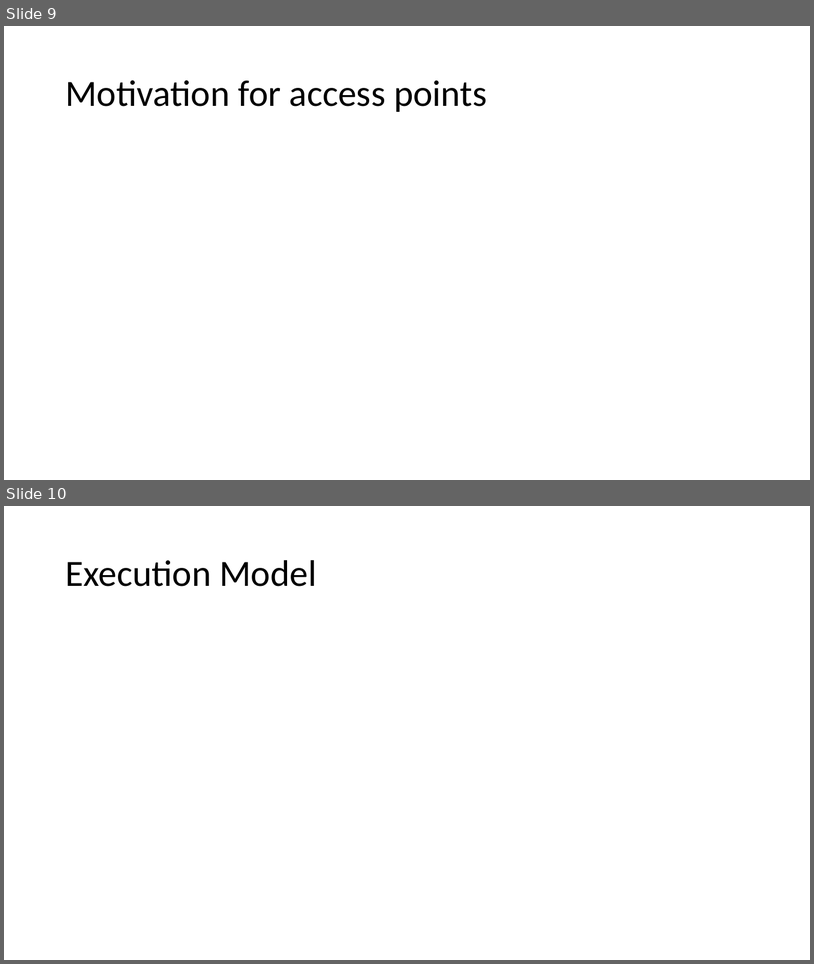
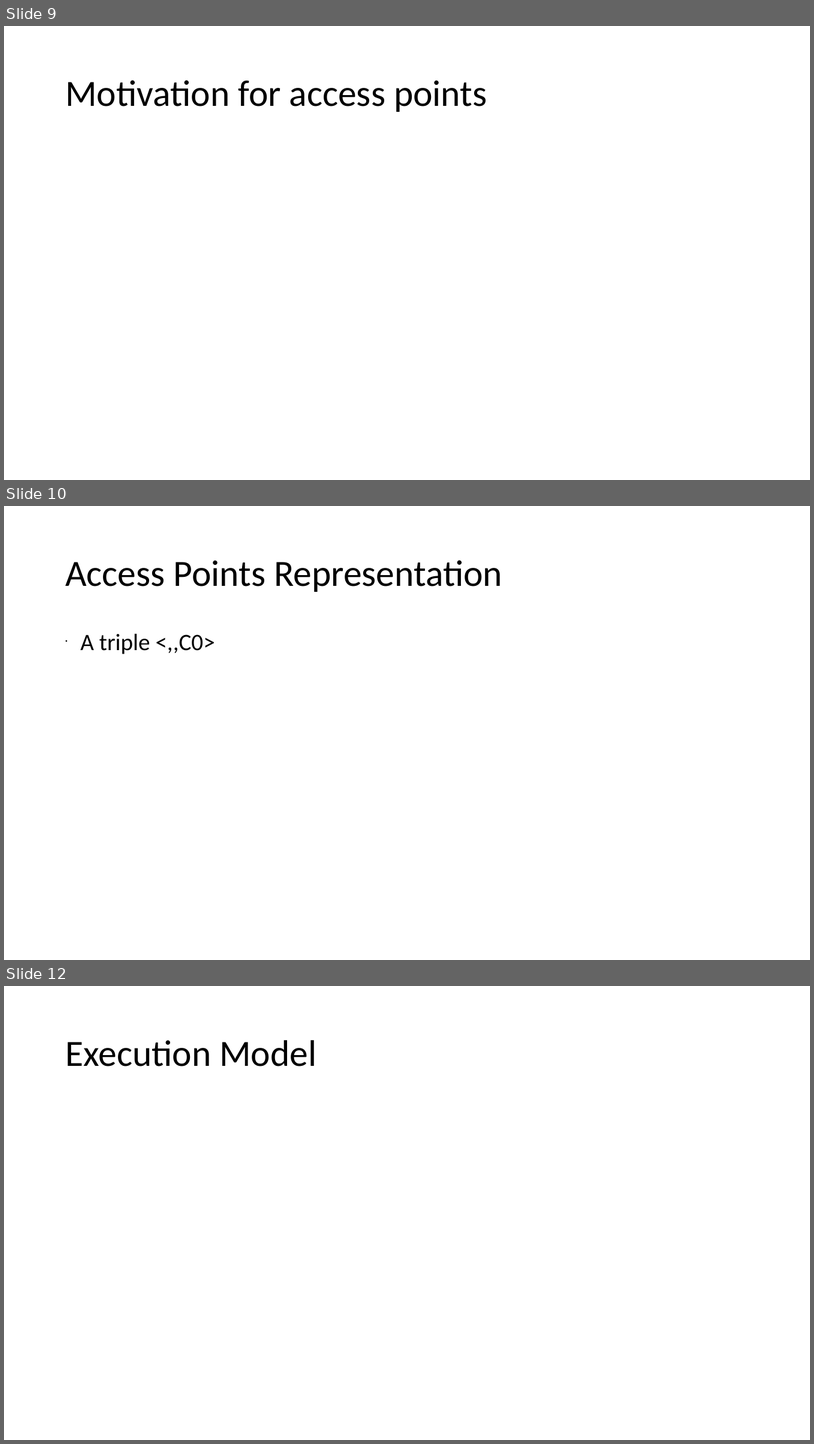
Before and after one commit to xiaohe27/Tasks, a slide deck: Slides/qual-presentation.ppt. Shown one above the other, each under a label of ours: slides 9 and 10 before the commit, slides 9, 10 and 12 after it; the slides between them are not shown. The pictures are 814x964 and 814x1444 pixels, drawn with LibreOffice and Linux fonts; fonts in the diff are those of the drawing. Boxes give left, top, right and bottom in pixels: in the first picture for what was removed or moved away, otherwise in the second. Text is boxed around its words. In the diff, an @@ line names an element or a change of style, - is before the commit and + after.

```diff
--- a/Slides/qual-presentation.ppt
+++ b/Slides/qual-presentation.ppt
@@ slide 10 added at bbox=[4, 506, 810, 960], background #FFFFFF @@
@@ title added at bbox=[65, 560, 503, 592], 44 pt, text #000000 @@
+Access Points Representation
@@ text added at bbox=[80, 633, 215, 654], 28 pt, text #000000 @@
+• A triple <,,C0>
@@ what was slide 10 is now slide 12 @@
```
Also in this commit, not shown: 1 slide changed, 8 other slides added, 1 slide removed.
